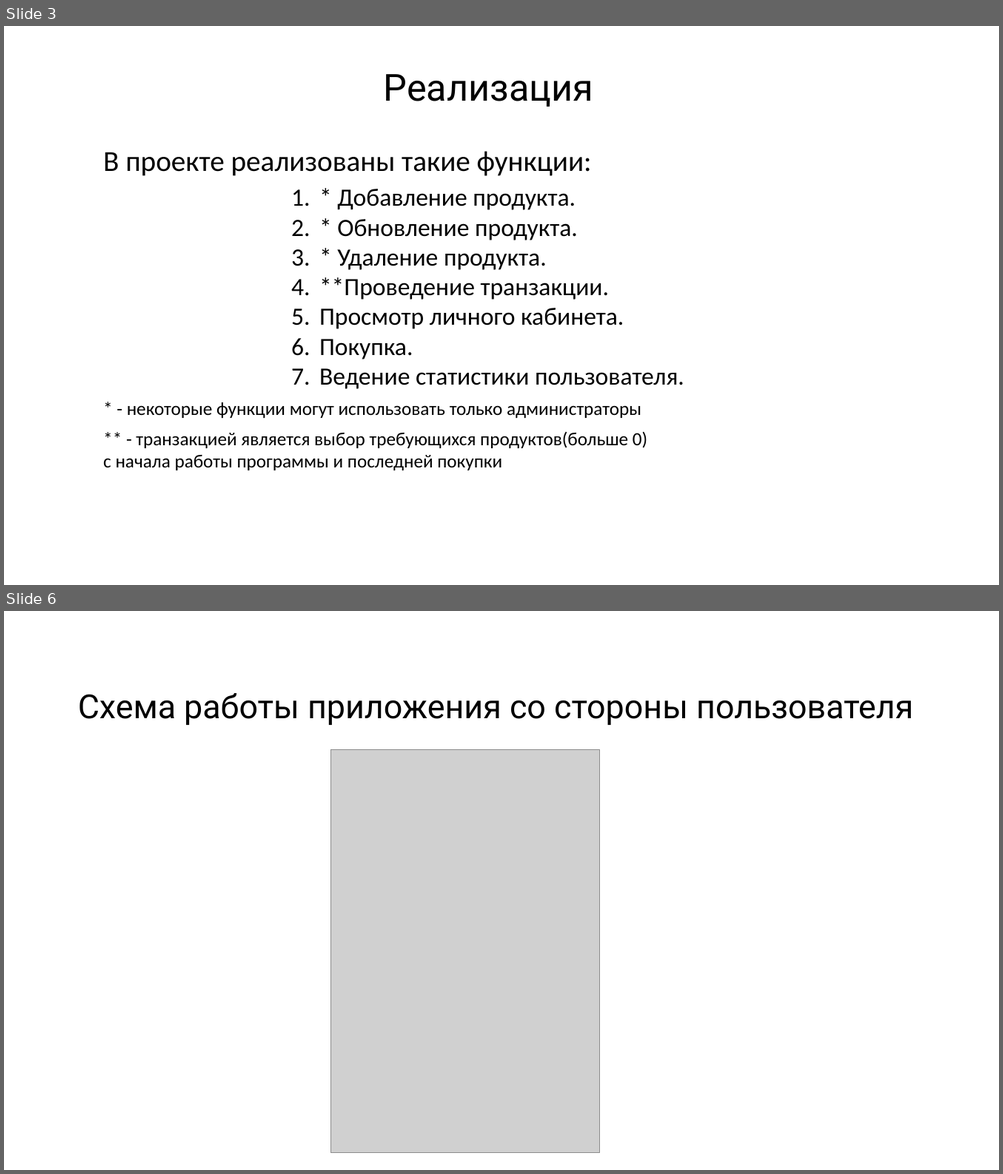
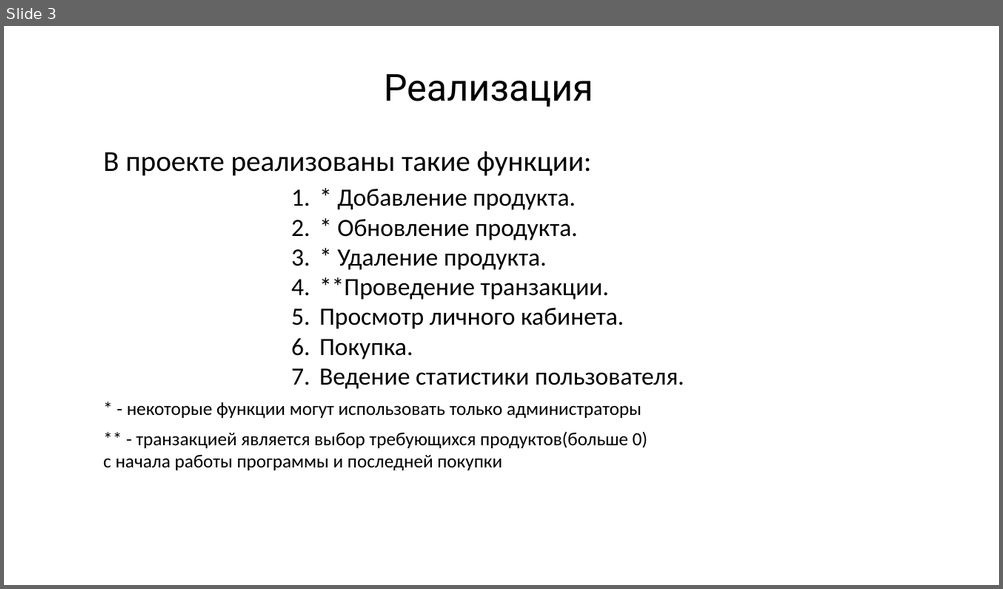
Before and after one commit to JabaXNT/YandexWEBProject, a slide deck: Zapiska/Представление Exchange.pptx. Shown one above the other, each under a label of ours: slides 3 and 6 before the commit, slide 3 after it; the slides between them are not shown. The pictures are 1003x1174 and 1003x589 pixels, drawn with LibreOffice and Linux fonts; fonts in the diff are those of the drawing; grey boxes stand for pictures. Boxes give left, top, right and bottom in pixels: in the first picture for what was removed or moved away, otherwise in the second. Text is boxed around its words. In the diff, an @@ line names an element or a change of style, - is before the commit and + after.

```diff
--- a/Zapiska/Представление Exchange.pptx
+++ b/Zapiska/Представление Exchange.pptx
@@ slide 6 removed at (4,611,999,1170), background #FFFFFF @@
@@ text removed at (78,693,913,725) @@
-Схема работы приложения со стороны пользователя
@@ picture removed at (331,750,600,1153) @@
```
Also in this commit, not shown: 4 slides changed, 5 other slides removed, 1 other file.
